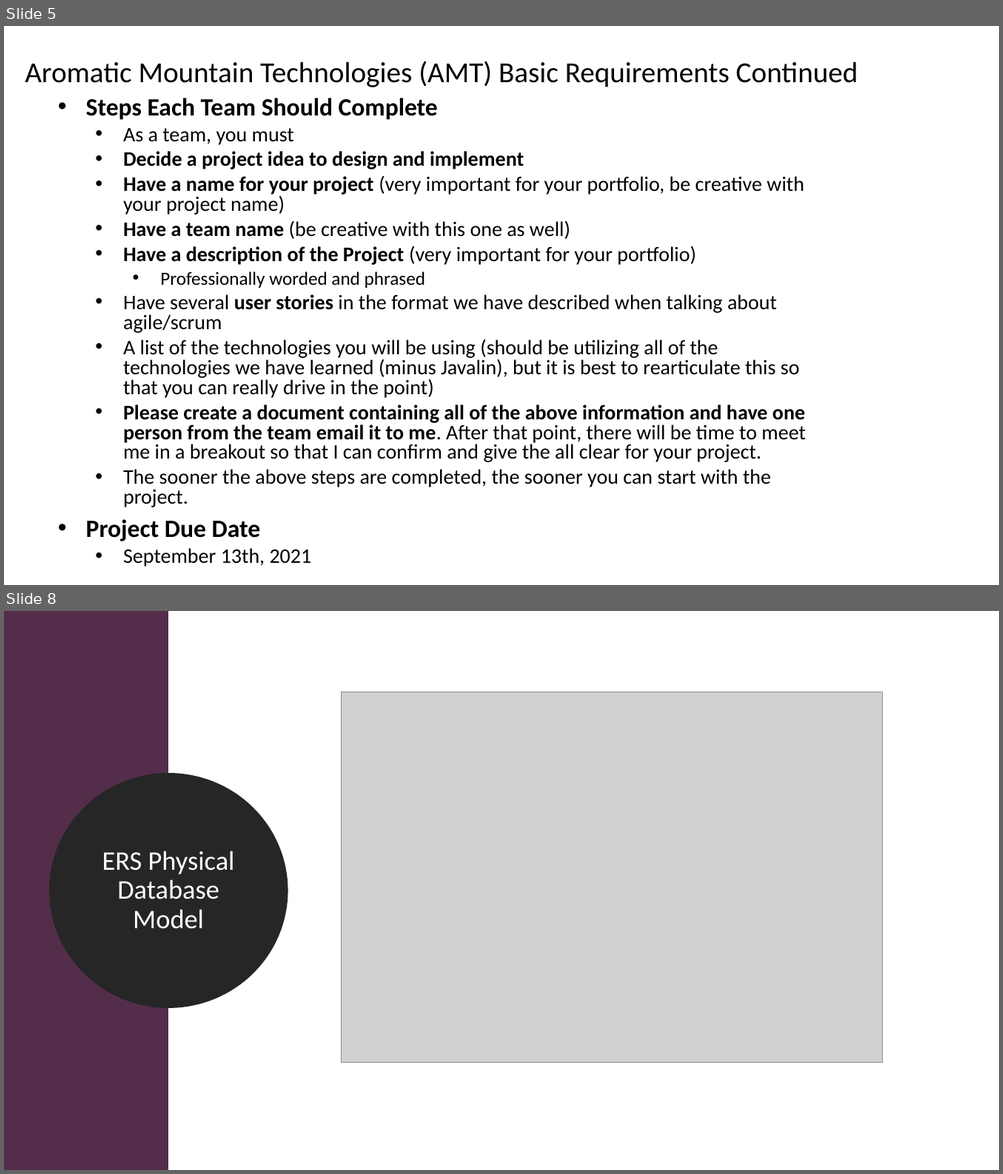
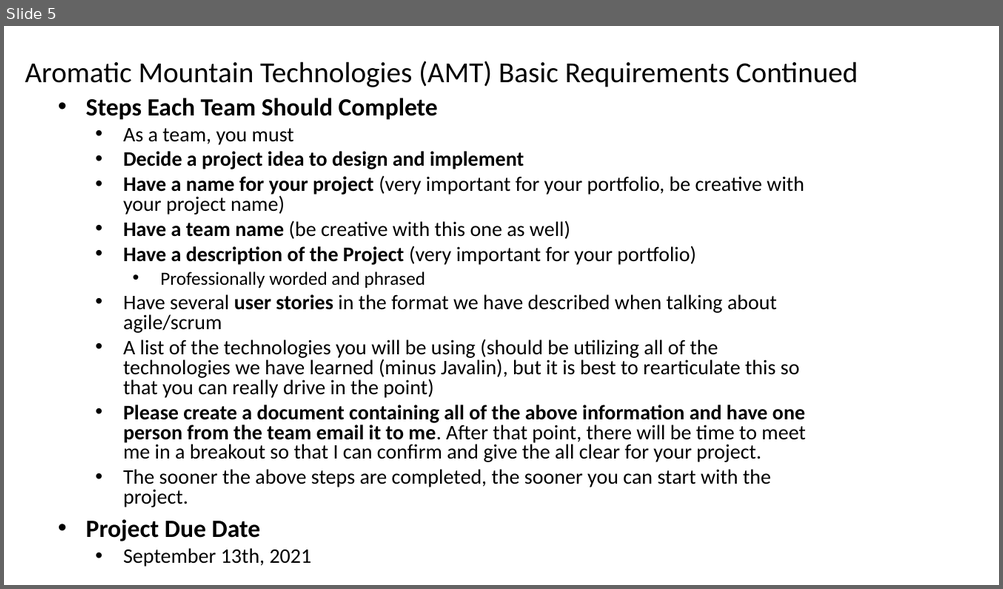
Before and after one commit to tlw8253/Aromatic-Mountain-Technologies-BE, a slide deck: docs/AMT.pptx. Shown one above the other, each under a label of ours: slides 5 and 8 before the commit, slide 5 after it; the slides between them are not shown. The pictures are 1003x1174 and 1003x589 pixels, drawn with LibreOffice and Linux fonts; fonts in the diff are those of the drawing; grey boxes stand for pictures. Boxes give left, top, right and bottom in pixels: in the first picture for what was removed or moved away, otherwise in the second. Text is boxed around its words. In the diff, an @@ line names an element or a change of style, - is before the commit and + after.

```diff
--- a/docs/AMT.pptx
+++ b/docs/AMT.pptx
@@ slide 8 removed at bbox=[4, 611, 999, 1170], background #FFFFFF @@
@@ rectangle removed at bbox=[4, 611, 168, 1170] @@
@@ picture removed at bbox=[341, 692, 882, 1063] @@
@@ ellipse removed at bbox=[57, 780, 281, 1001] @@
-ERS Physical Database Model
```
Also in this commit, not shown: 4 slides changed, 4 other slides removed, 35 other files.
